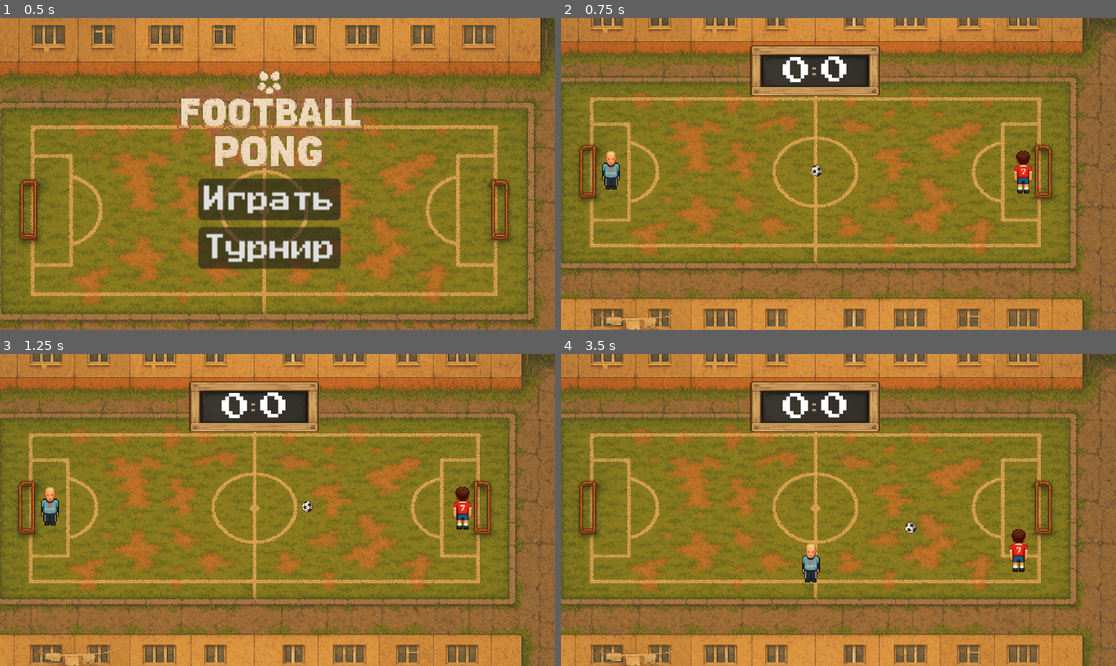
Above: before the commit, frames 1-4 (two rows, left to right).
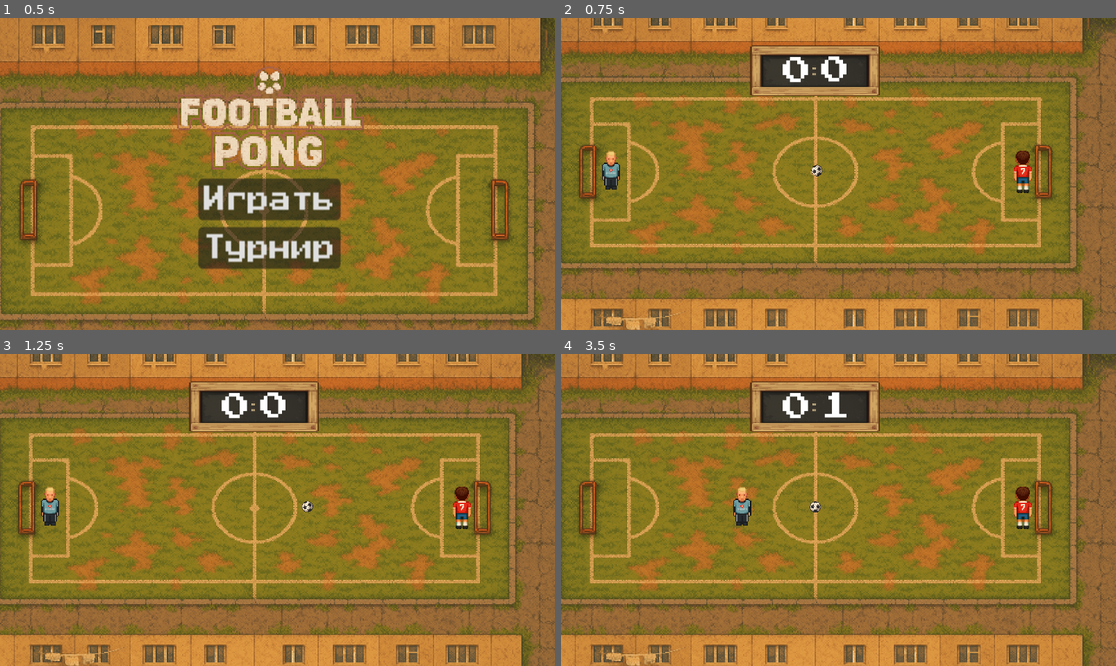
Above: after the commit, the same moments.

Repository: supervi5w4/footballpong
Game: Godot game, scene res://scenes/menu.tscn
Same seed, same stepped clock (60 frames per second), same inputs: the game is played once before the commit and once after it.
Inputs:
- Up to frame 1 (0.5 s): no input
- Up to frame 2 (0.75 s): click "Играть" at 0.5 s
- Up to frame 3 (1.25 s): no input
- Up to frame 4 (3.5 s): hold Right (ui_right) 1.28-2.03 s; hold Down (ui_down) 2.03-2.78 s; hold Right (ui_right) from 2.78 s (still down)

Frame 1 is identical in both runs. In frame 2, 0.1% of the frame differs, in the area x 81-85%, y 42-57%; in frame 3, 0.2%; in frame 4, 1.7%, in the area x 31-85%, y 12-74%.
Error after the commit: Parse Error: Used space character for indentation instead of tab as used before in the file. (res://scenes/ai_paddle.gd:86)

Commit message:
feat: weaken AI for low strength teams

Diff:
--- a/scenes/ai_paddle.gd
+++ b/scenes/ai_paddle.gd
@@ -84,20 +84,26 @@
 
 # ------------ Collision & First‑hit helpers ------------
 func _handle_ball_collisions() -> void:
-	for i in range(get_slide_collision_count()):
-		var col: KinematicCollision2D = get_slide_collision(i)
-		if col.get_collider() is RigidBody2D and col.get_collider().is_in_group("ball"):
-			var info: Dictionary = Utils.reflect(
-				(col.get_collider() as RigidBody2D).linear_velocity,
-				col.get_normal(),
-				velocity, 1.07)
-			var ball: RigidBody2D = col.get_collider() as RigidBody2D
-			if _is_first_hit:
-				var sign_dir: float = sign(ball.global_position.y - _player.global_position.y)
-				info["vel"].y += sign_dir * FIRST_HIT_DEVIATION_Y
-				_is_first_hit = false
-			ball.linear_velocity  = info["vel"]
-			ball.angular_velocity = info["spin"]
+        for i in range(get_slide_collision_count()):
+                var col: KinematicCollision2D = get_slide_collision(i)
+                if col.get_collider() is RigidBody2D and col.get_collider().is_in_group("ball"):
+                        var info: Dictionary = Utils.reflect(
+                                (col.get_collider() as RigidBody2D).linear_velocity,
+                                col.get_normal(),
+                                velocity, 1.07)
+                        var ball: RigidBody2D = col.get_collider() as RigidBody2D
+                        if _is_first_hit:
+                                var sign_dir: float = sign(ball.global_position.y - _player.global_position.y)
+                                info["vel"].y += sign_dir * FIRST_HIT_DEVIATION_Y
+                                _is_first_hit = false
+                        var miss: float = pow(1.0 - skill, 2.0)
+                        if randf() < miss:
+                                var angle_err: float = randf_range(-0.35, 0.35)
+                                info["vel"] = info["vel"].rotated(angle_err)
+                                info["vel"] *= lerp(0.5, 1.0, skill)
+                                info["spin"] *= lerp(0.5, 1.0, skill)
+                        ball.linear_velocity  = info["vel"]
+                        ball.angular_velocity = info["spin"]
 
 func _check_first_hit_reset() -> void:
 	if not _is_first_hit:
@@ -309,8 +315,9 @@
 	return my_goal.lerp(start_pos, 0.2)
 
 func _add_error(style: Dictionary) -> void:
-	var r: float = ERROR_BASE_RADIUS * pow(1.0 - skill, 2.0) * float(style.error_mult)
-	_target_pos += Vector2(randf_range(-r, r), randf_range(-r, r))
+        var weak: float = 1.0 - skill
+        var r: float = ERROR_BASE_RADIUS * weak * weak * (1.0 + weak) * float(style.error_mult)
+        _target_pos += Vector2(randf_range(-r, r), randf_range(-r, r))
 
 func _clamp_advancement() -> void:
 	var limit_x: float = FIELD_SIZE.x * ADVANCE_LIMIT_PROPORTION
@@ -320,19 +327,20 @@
 		_target_pos.x = min(_target_pos.x, FIELD_SIZE.x - limit_x)
 
 func _move() -> void:
-	var style: Dictionary = STYLE_DB.get(behaviour_style, STYLE_DB["balanced"])
-	var dir: Vector2 = _target_pos - global_position
-	if dir.length() < 2.0:
-		velocity = Vector2.ZERO
-		return
-	dir = dir.normalized()
-	var speed_jitter: float = randf_range(1.0 - (1.0 - skill) * 0.3, 1.0 + (1.0 - skill) * 0.3)
-	var speed: float = BASE_SPEED * float(style.speed_mul) * speed_jitter * lerp(0.6, 1.0, skill)
-	match _state:
-		State.ATTACK:
-			speed *= 1.2
-		State.RETREAT:
-			speed *= 0.8
+        var style: Dictionary = STYLE_DB.get(behaviour_style, STYLE_DB["balanced"])
+        var dir: Vector2 = _target_pos - global_position
+        if dir.length() < 2.0:
+                velocity = Vector2.ZERO
+                return
+        dir = dir.normalized()
+        var jitter_mag: float = (1.0 - skill) * 0.5
+        var speed_jitter: float = randf_range(1.0 - jitter_mag, 1.0 + jitter_mag)
+        var speed: float = BASE_SPEED * float(style.speed_mul) * speed_jitter * lerp(0.4, 1.0, skill)
+        match _state:
+                State.ATTACK:
+                        speed *= 1.2
+                State.RETREAT:
+                        speed *= 0.8
 		State.HIGH_SPEED_DEFEND:
 			speed *= 1.1
 		State.EDGE_GUARD:
@@ -341,7 +349,8 @@
 	move_and_slide()
 
 func _schedule_next_think() -> void:
-	var style: Dictionary = STYLE_DB.get(behaviour_style, STYLE_DB["balanced"])
-	var react: float = REACTION_BASE + pow(1.0 - skill, 2.0) * 0.4
-	react *= randf_range(0.8, 1.4) * float(style.error_mult)
-	_time_to_next_think = react
+        var style: Dictionary = STYLE_DB.get(behaviour_style, STYLE_DB["balanced"])
+        var weak: float = 1.0 - skill
+        var react: float = REACTION_BASE + weak * weak * 0.4
+        react *= randf_range(0.8, 1.4) * float(style.error_mult) * (1.0 + weak)
+        _time_to_next_think = react
